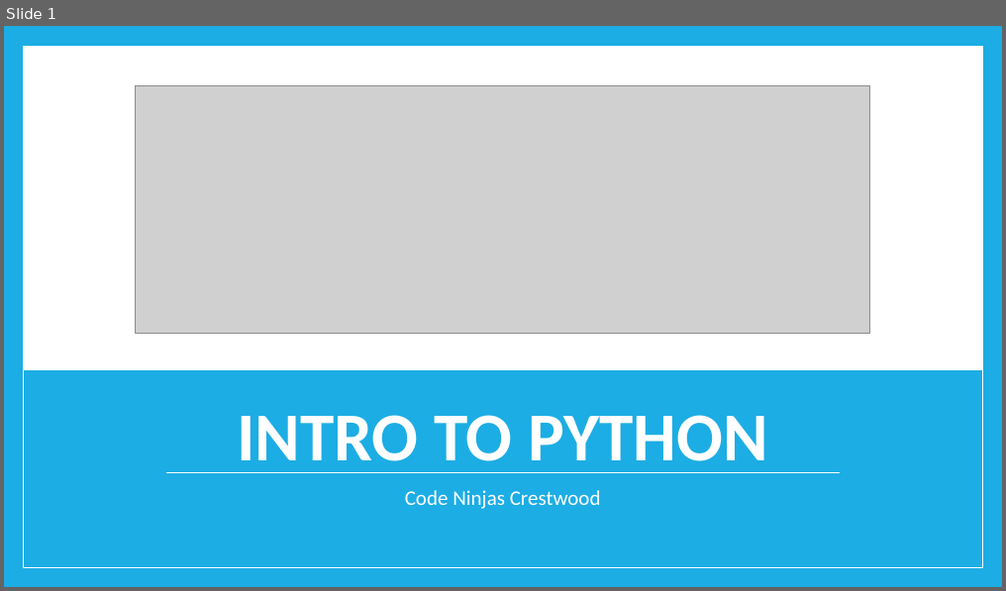
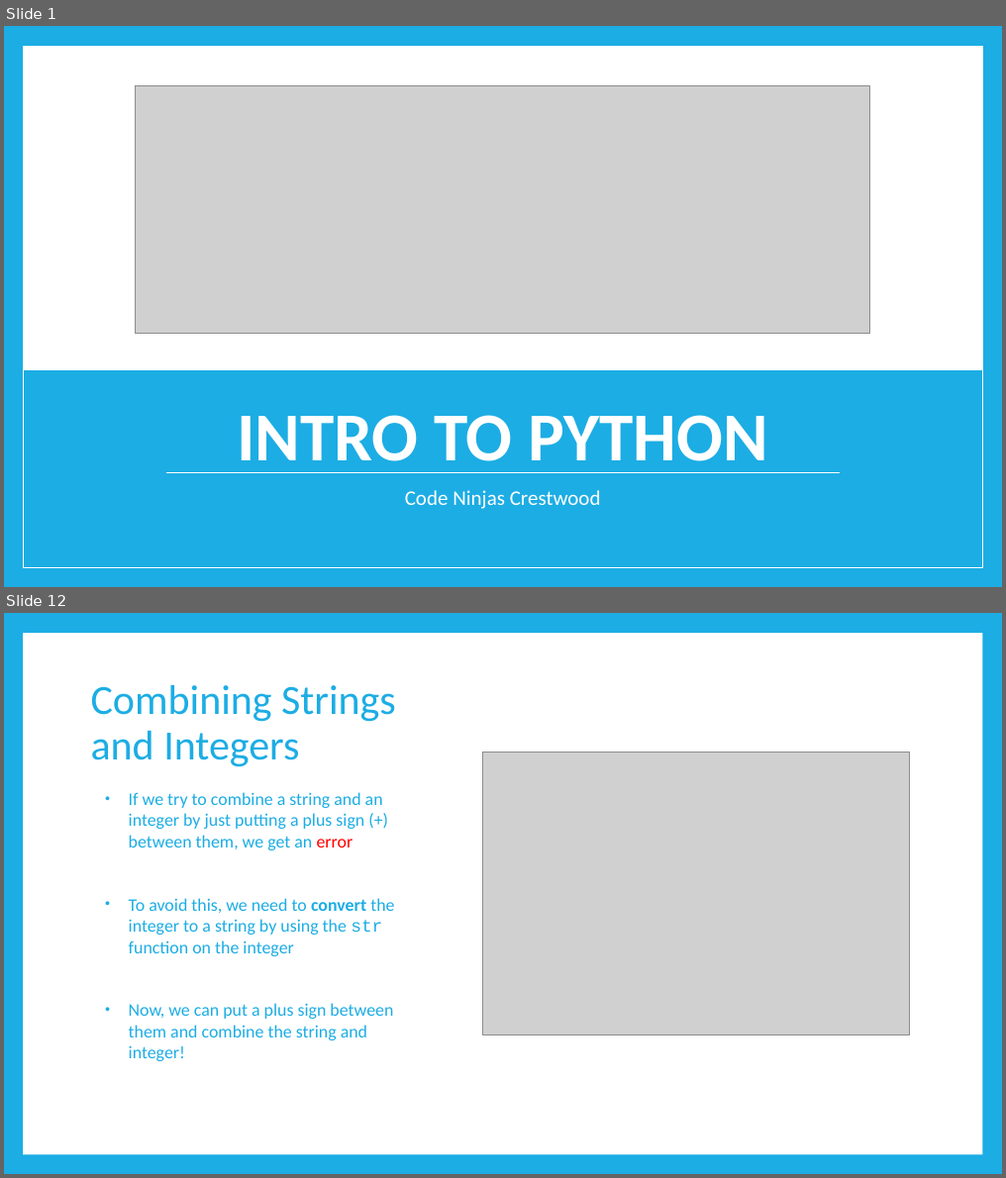
Before and after one commit to TristinSchlauch11/code-ninjas-python, a slide deck: Intro to Python.pptx. Shown one above the other, each under a label of ours: slide 1 before the commit, slides 1 and 12 after it; the slides between them are not shown. The pictures are 1006x591 and 1006x1178 pixels, drawn with LibreOffice and Linux fonts; fonts in the diff are those of the drawing; grey boxes stand for pictures. Boxes give left, top, right and bottom in pixels: in the first picture for what was removed or moved away, otherwise in the second. Text is boxed around its words. In the diff, an @@ line names an element or a change of style, - is before the commit and + after.

```diff
--- a/Intro to Python.pptx
+++ b/Intro to Python.pptx
@@ slide 12 added at box(4, 613, 1002, 1174), background #1CADE4 @@
@@ rectangle added at box(23, 633, 982, 1155), fill #FFFFFF @@
@@ title added at box(91, 685, 396, 767), 40 pt, text #1CADE4 @@
+Combining Strings and Integers
@@ picture added at box(483, 753, 910, 1036) @@
@@ text added at box(129, 792, 394, 1061), 17 pt, text #1CADE4 @@
+• If we try to combine a string and an integer by just putting a plus sign (+) between them, we get an error
+• To avoid this, we need to convert the integer to a string by using the str function on the integer
+• Now, we can put a plus sign between them and combine the string and integer!
```
Also in this commit, not shown: 3 slides changed, 17 other slides added, 1 other file.
